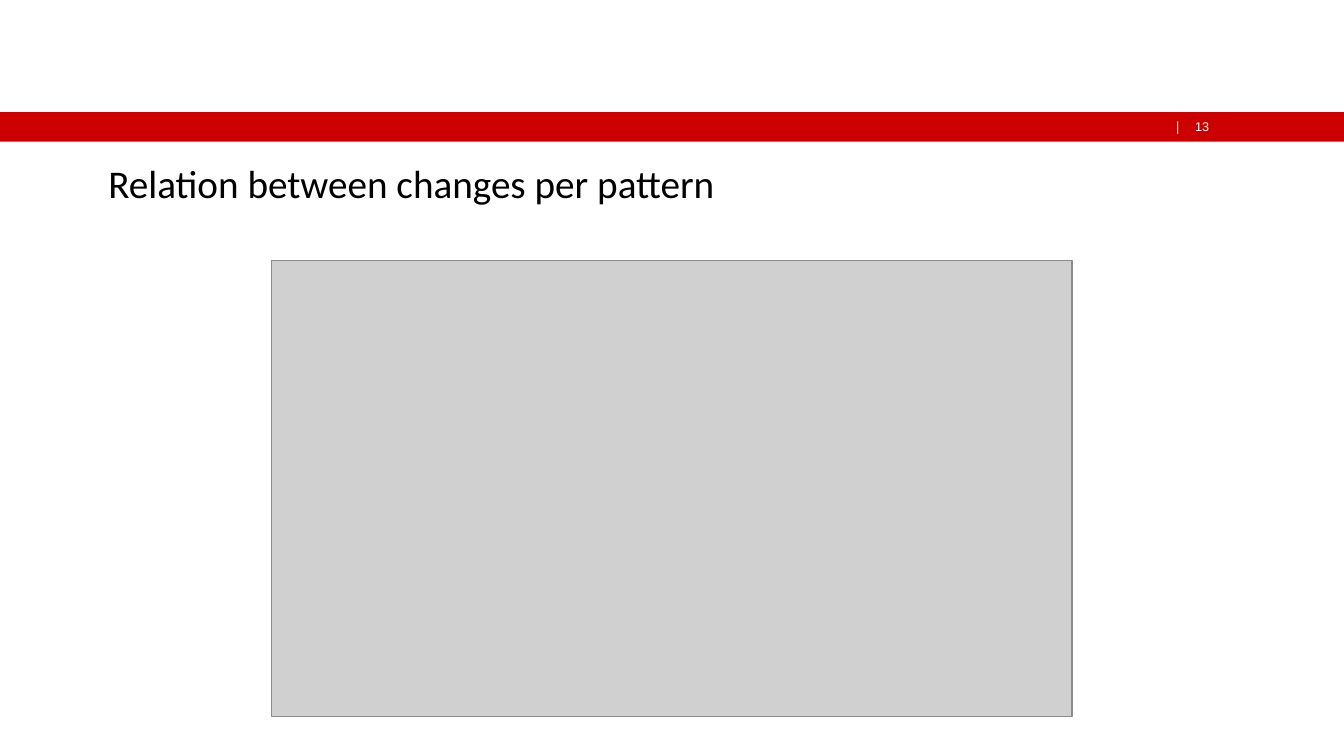
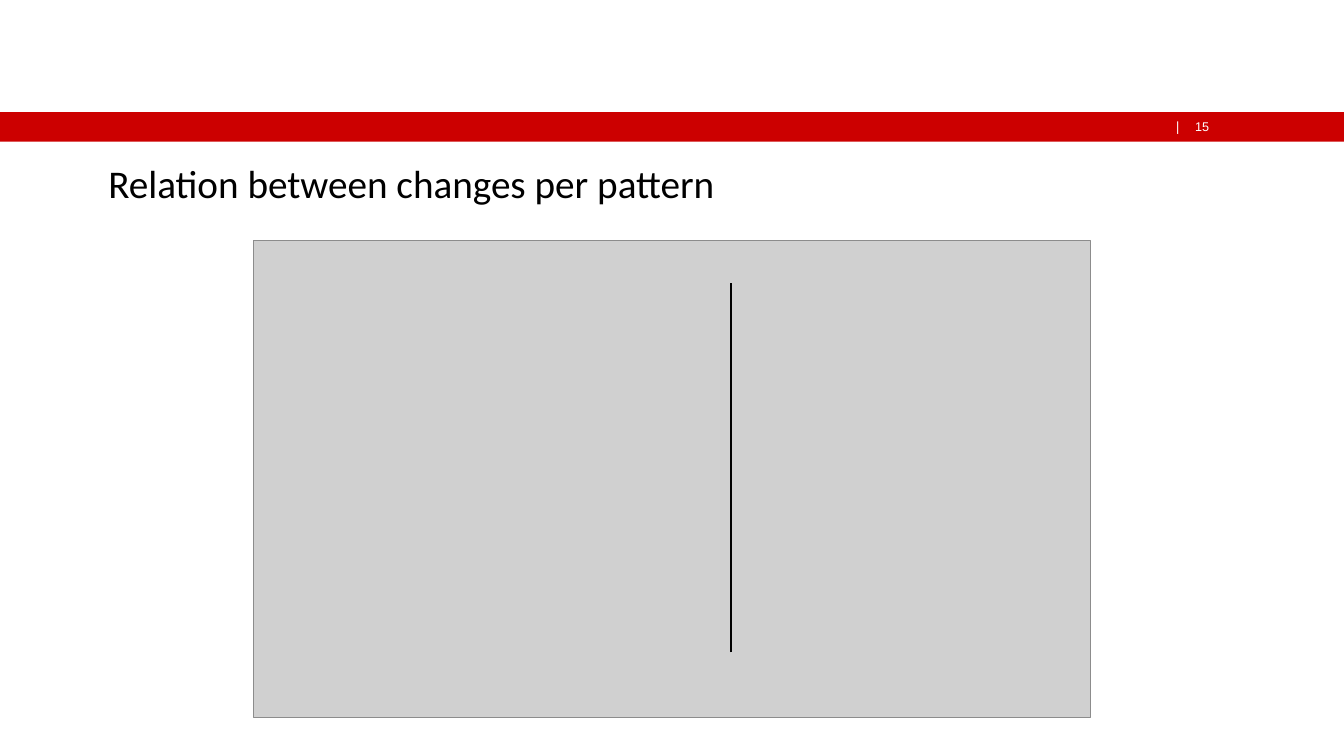
Before and after one commit to FWest98/CS-Software_Maintenance_Evolution-Pacito, a slide deck: slide 15 of Documentation/PACITO_Presentation.pptx (slide 13 before the commit). Drawn at 1344x756 pixels with LibreOffice and Linux fonts; fonts in the diff are those of the drawing; grey boxes stand for pictures; background and template pictures are left out. Boxes give left, top, right and bottom in pixels: in the first picture for what was removed or moved away, otherwise in the second. Text is boxed around its words. In the diff, an @@ line names an element or a change of style, - is before the commit and + after.

```diff
--- a/Documentation/PACITO_Presentation.pptx
+++ b/Documentation/PACITO_Presentation.pptx
@@ page number at <box>1195,122,1209,131</box>: text changed @@
-13
+15
@@ picture: place and size @@
-picture at <box>272,260,1073,716</box>
+picture at <box>254,241,1091,718</box>
@@ line added from (731, 652) to (731, 283), #000000 1.5 pt @@
```
Also in this commit, not shown: 2 other slides changed, 5 slides added, 2 slides removed, 2 other files.
